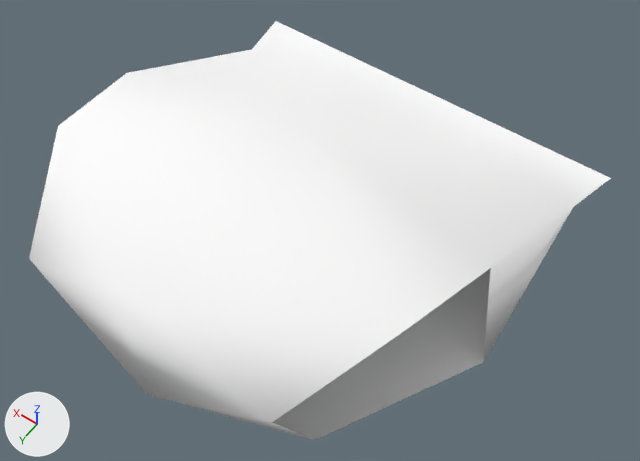
Renders of the glTF model public/3d/item/model__item__room.ofs_1740_0/1740top000_c.gltf from each side of a commit.
One viewpoint serves both versions: a 50 mm lens placed at (-0.57, 0.762, 1.205), pointed at (-0.059, 0.046, 0.08). The axes (+X, +Y, +Z) are drawn at lower left. The lights are the same throughout. The first picture is the older version.

The first picture shows '1740top000_c'.
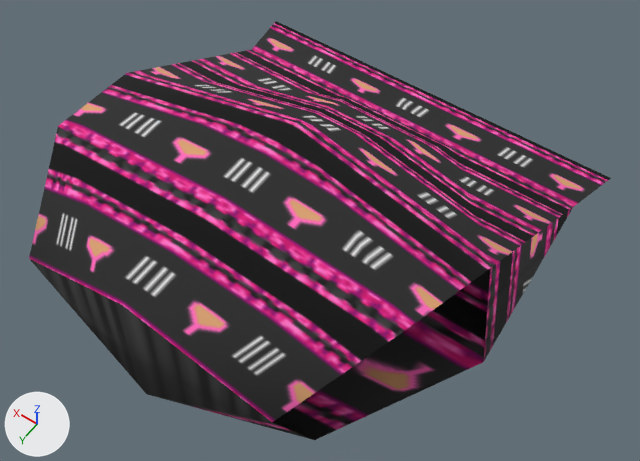
Pixel boxes [x1, y1, x2, y2] of what changed, in the pictures (640 x 461 px):
'1740top000_c', surface changed (darker)
    both: [29, 21, 611, 440]

What changed in the scene script:
```text
Add img_c01_cloth_u:
    img_c01_cloth_u = load_image('c01_cloth_u', '_unpacked/c01_cloth_u', 32, 64, 'sRGB')
Change mat_c01_cloth_u:
    remove mat_c01_cloth_u.base_color = (1.0, 1.0, 1.0)  # white #ffffff
    add mat_c01_cloth_u.texture = img_c01_cloth_u
```
